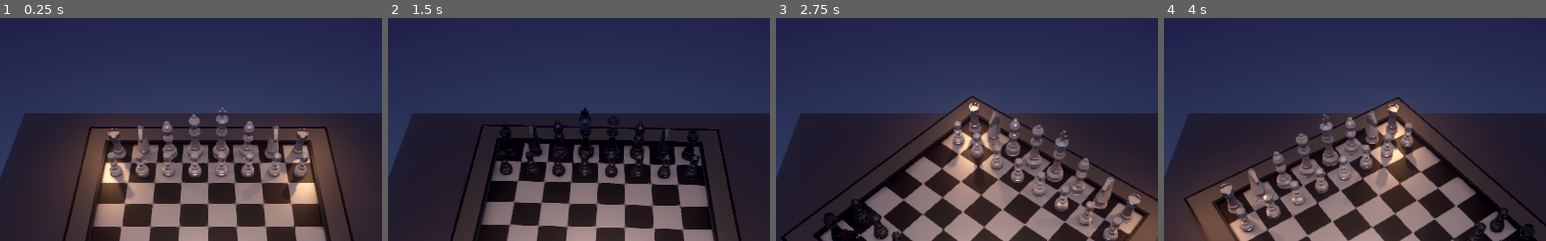
Above: before the commit, frames 1-4 (left to right).
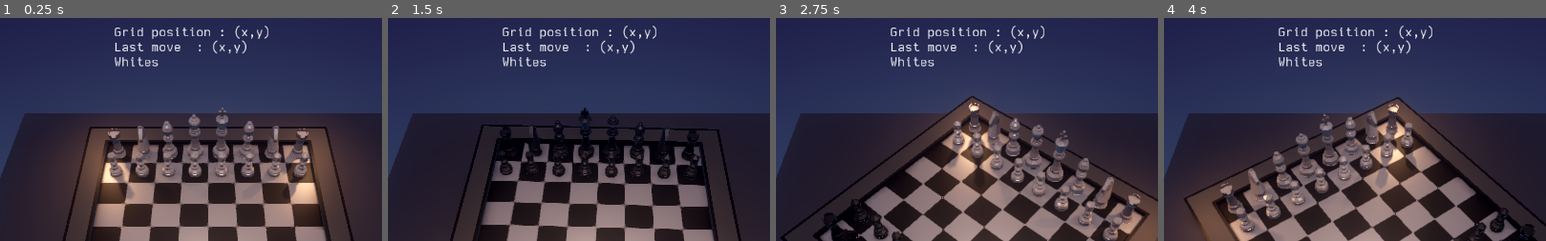
Above: after the commit, the same moments.

Repository: lakubuDavid/ChessGame
Game: Godot game, scene res://ChessGame.tscn
The game is run twice, just before and just after one commit, with the same random seed, the same clock (stepped at 60 frames per second) and the same inputs.
Inputs (mouse positions are % of the whole screen's width and height, from its top left):
- Up to frame 1 (0.25 s): no input
- Up to frame 2 (1.5 s): tap Enter at 0.5 s; move the mouse to (72, 45) at 0.52 s; tap R (rotate) at 0.6, 1.35 s; click (72, 45) at 0.67 s; move the mouse to (30, 55) at 1.27 s; click (30, 55) at 1.42 s
- Up to frame 3 (2.75 s): tap Backspace (reset) at 2 s; move the mouse to (60, 28) at 2.02 s; tap R (rotate) at 2.1 s; click (60, 28) at 2.17 s
- Up to frame 4 (4 s): move the mouse to (45, 70) at 2.77 s; tap R (rotate) at 2.85, 3.6 s; click (45, 70) at 2.92 s; tap Backspace (reset) at 3.5 s; move the mouse to (80, 65) at 3.52 s; click (80, 65) at 3.67 s
The pictures show only the part of the screen within x 23-73%, y 1-51%; the shares and areas given below are measured in that part.

The runs differ from the first frame. In frame 1, 1.2% of the frame differs, in the area x 30-71%, y 3-22%; in frame 2, 1.2%; in frame 3, 1.2%; in frame 4, 1.2%.

Commit message:
code update

Diff:
--- a/resources/Scripts/Bishop.gd
+++ b/resources/Scripts/Bishop.gd
@@ -13,20 +13,9 @@
 	for i in range(grid_position.x+1,8):
 		k+=1
 		if(is_valid_move(Vector2(i,grid_position.y + k))):
-			if(not board.grid[i][grid_position.y + k] is int):
-				if(get_groups()[0] == "Blacks"):
-					if(board.grid[i][grid_position.y + k].is_in_group("Whites")):
-						possible_moves.append(Vector2(i,grid_position.y + k))
-						break
-					else:
-						break
-				else:
-					if(board.grid[i][grid_position.y + k].is_in_group("Blacks")):
-						possible_moves.append(Vector2(i,grid_position.y + k))
-						break
-					else:
-						break
 			possible_moves.append(Vector2(i,grid_position.y + k))
+			if(not board.grid[i][grid_position.y+k] is int and not is_same_group(i,grid_position.y + k)):
+				break
 		else:
 			break
 	k = 0
@@ -34,20 +23,9 @@
 	for i in range(grid_position.x+1,8):
 		k+=1
 		if(is_valid_move(Vector2(i,grid_position.y-k))):
-			if(not board.grid[i][grid_position.y - k] is int):
-				if(get_groups()[0] == "Blacks"):
-					if(board.grid[i][grid_position.y - k].is_in_group("Whites")):
-						possible_moves.append(Vector2(i,grid_position.y - k))
-						break
-					else:
-						break
-				else:
-					if(board.grid[i][grid_position.y - k].is_in_group("Blacks")):
-						possible_moves.append(Vector2(i,grid_position.y - k))
-						break
-					else:
-						break
 			possible_moves.append(Vector2(i,grid_position.y - k))
+			if(not board.grid[i][grid_position.y-k] is int and not is_same_group(i,grid_position.y - k)):
+				break
 		else:
 			break
 	k = 0
@@ -57,42 +35,26 @@
 	while i >= 0:
 		k+=1
 		i -= 1
-		if((grid_position.y + k)>=0 and (grid_position.y + k)<8):
-			if(not board.grid[i][grid_position.y + k] is int):
-				if(get_groups()[0] == "Blacks"):
-					if(board.grid[i][grid_position.y + k].is_in_group("Whites")):
-						possible_moves.append(Vector2(i,grid_position.y + k))
-						break
-					else:
-						break
-				else:
-					if(board.grid[i][grid_position.y + k].is_in_group("Blacks")):
-						possible_moves.append(Vector2(i,grid_position.y + k))
-						break
-					else:
-						break
+		#if((grid_position.y + k)>=0 and (grid_position.y + k)<8):
+		if(is_valid_move(Vector2(i,grid_position.y + k))):
 			possible_moves.append(Vector2(i,grid_position.y + k))
+			if(not board.grid[i][grid_position.y+k] is int and not is_same_group(i,grid_position.y + k)):
+				break
+		else:
+			break
 	i = r.size() - 1
 	k = 0
 	#Up-Left
 	while i >= 0:
 		k+=1
 		i -= 1
-		if((grid_position.y - k)>=0 and (grid_position.y - k)<8):
-			if(not board.grid[i][grid_position.y - k] is int):
-				if(get_groups()[0] == "Blacks"):
-					if(board.grid[i][grid_position.y - k].is_in_group("Whites")):
-						possible_moves.append(Vector2(i,grid_position.y - k))
-						break
-					else:
-						break
-				else:
-					if(board.grid[i][grid_position.y - k].is_in_group("Blacks")):
-						possible_moves.append(Vector2(i,grid_position.y - k))
-						break
-					else:
-						break
+		#if((grid_position.y - k)>=0 and (grid_position.y - k)<8):
+		if(is_valid_move(Vector2(i,grid_position.y - k))):
 			possible_moves.append(Vector2(i,grid_position.y - k))
+			if(not board.grid[i][grid_position.y-k] is int and not is_same_group(i,grid_position.y - k)):
+				break
+			else:
+				break
 
 	return possible_moves
 	pass
--- a/resources/Scripts/ChessPiece.gd
+++ b/resources/Scripts/ChessPiece.gd
@@ -7,7 +7,7 @@
 onready var SelectedPieceMat : SpatialMaterial = preload("res://resources/Materials/SelectedPieceMat.tres")
 onready var PossibleTargetMoveMat : SpatialMaterial = preload("res://resources/Materials/PossibleTargetMoveMat.tres")
 onready var MoveSfx : AudioStream = preload("res://resources/Audio/Sfx/Minimalist7.wav")
-#onready var EatingTargetMoveMat : SpatialMaterial = preload("res://resources/Materials/EatingTargetMoveMat.tres")
+onready var EatingTargetMoveMat : SpatialMaterial = preload("res://resources/Materials/EatingTargetMoveMat.tres")
 onready var hud : Control = get_node("../../../HUD")
 onready var board = get_node("../..")
 
@@ -51,7 +51,10 @@
 			var indicator_mesh = MeshInstance.new()
 			indicator_mesh.mesh = PlaneMesh.new()
 			indicator_mesh.mesh.size = Vector2(2.0,2.0)
-			indicator_mesh.material_override = PossibleTargetMoveMat
+			if(is_killing_move(Vector2(p_moves[i].x,p_moves[i].y))):
+				indicator_mesh.material_override = EatingTargetMoveMat
+			else:
+				indicator_mesh.material_override = PossibleTargetMoveMat
 			indicator_mesh.visible = true
 
 			var move_indicator = Area.new()
@@ -62,7 +65,7 @@
 
 			var collision_shape = CollisionShape.new()
 			collision_shape.shape = BoxShape.new()
-			collision_shape.shape.extents = Vector3(1,.5,1)
+			collision_shape.shape.extents = Vector3(1,.25,1)
 
 			move_indicator.add_child(collision_shape)
 			move_indicator.add_child(indicator_mesh)
@@ -124,9 +127,9 @@
 			hud.get_node("debug_rect/label_last_move").text = "Move : from:"+str(grid_position)+" to:"+str(target_position)
 			grid_position = target_position
 			emit_signal("moved")
+			board.move_sfx.play()
 			yield(tween,"tween_completed")
 		tween_running = false
-	pass
 
 func check_possible_moves() -> Array :
 	var possible_moves = []
@@ -140,11 +143,13 @@
 	tween.start()
 	tween_running = true
 	tween.connect("tween_completed",tween,"queue_free")
+	board.kill_sfx.play()
 	yield(tween,"tween_completed")
 	tween_running = false
-
 	pass
 
+func is_killing_move(move : Vector2):
+	return not board.grid[move.x][move.y] is int and is_valid_move(move)
 
 func is_valid_move(move : Vector2,is_king : bool = false):
 	if(is_king):
--- a/resources/Scripts/HUD.gd
+++ b/resources/Scripts/HUD.gd
@@ -1,8 +1,13 @@
 extends Control
+
+onready var sfx_audio_bus = AudioServer.get_bus_index("Sfx")
+onready var music_audio_bus = AudioServer.get_bus_index("Music")
 
 # Called when the node enters the scene tree for the first time.
 func _ready():
 	$PauseMenu.visible = false
+	$SettingsMenu/slider_music_volume.value = AudioServer.get_bus_volume_db(music_audio_bus)
+	$SettingsMenu/slider_sfx_volume.value = AudioServer.get_bus_volume_db(sfx_audio_bus)
 	pass # Replace with function body.
 
 func _process(delta):
@@ -23,3 +28,27 @@
 	get_tree().paused = false
 	$PauseMenu.visible = false
 	pass # Replace with function body.
+
+
+func _on_btn_setting_pressed():
+	$BtnClickSfx.play()
+	$PauseMenu.visible = false
+	$SettingsMenu.visible = true
+	pass # Replace with function body.
+
+
+func _on_btn_settings_backs_pressed():
+	$BtnClickSfx.play()
+	$PauseMenu.visible = true
+	$SettingsMenu.visible = false
+	pass # Replace with function body.
+
+func _on_slider_sfx_volume_value_changed(value):
+	AudioServer.set_bus_volume_db(sfx_audio_bus,value)
+	$BtnClickSfx.play()
+	pass # Replace with function body.
+
+
+func _on_slider_music_volume_value_changed(value):
+	AudioServer.set_bus_volume_db(music_audio_bus,value)
+	pass # Replace with function body.
--- a/resources/Scripts/UpgardePawnMenu.gd
+++ b/resources/Scripts/UpgardePawnMenu.gd
@@ -24,6 +24,7 @@
 		get_tree().paused = false
 		visible = false
 		upgraded = false
+		queue_free()
 		pass
 	pass
 
--- a/scenes/HUD.tscn
+++ b/scenes/HUD.tscn
@@ -1,10 +1,12 @@
-[gd_scene load_steps=10 format=2]
+[gd_scene load_steps=12 format=2]
 
 [ext_resource path="res://resources/Fonts/diffusion/ttf/diffusion-regular.ttf" type="DynamicFontData" id=1]
 [ext_resource path="res://resources/UiThemes/ButtonTheme.tres" type="StyleBox" id=2]
 [ext_resource path="res://resources/Fonts/diffusion/ttf/diffusion-lightitalic.ttf" type="DynamicFontData" id=3]
 [ext_resource path="res://resources/UiThemes/ButtonThemeFont.tres" type="DynamicFont" id=4]
 [ext_resource path="res://resources/Scripts/HUD.gd" type="Script" id=5]
+[ext_resource path="res://resources/Audio/Sfx/Coffee1.wav" type="AudioStream" id=6]
+[ext_resource path="res://resources/Audio/Sfx/Minimalist4.wav" type="AudioStream" id=7]
 
 [sub_resource type="DynamicFont" id=5]
 use_mipmaps = true
@@ -49,11 +51,10 @@
 }
 
 [node name="debug_rect" type="ReferenceRect" parent="."]
-visible = false
-anchor_left = 0.00976563
-anchor_top = 0.0166667
-anchor_right = 0.304688
-anchor_bottom = 0.191667
+anchor_left = 0.371094
+anchor_top = 0.0133333
+anchor_right = 0.628906
+anchor_bottom = 0.133333
 margin_top = -9.53674e-07
 __meta__ = {
 "_edit_use_anchors_": true
@@ -134,6 +135,23 @@
 "_edit_use_anchors_": false
 }
 
+[node name="btn_setting" type="Button" parent="PauseMenu"]
+margin_left = 32.0
+margin_top = 250.0
+margin_right = 680.0
+margin_bottom = 290.0
+custom_fonts/font = ExtResource( 4 )
+custom_styles/hover = ExtResource( 2 )
+custom_styles/pressed = ExtResource( 2 )
+custom_styles/focus = ExtResource( 2 )
+custom_styles/disabled = ExtResource( 2 )
+custom_styles/normal = ExtResource( 2 )
+text = "Settings"
+align = 0
+__meta__ = {
+"_edit_use_anchors_": false
+}
+
 [node name="btn_quit_game" type="Button" parent="PauseMenu"]
 margin_left = 32.0
 margin_top = 350.0
@@ -155,6 +173,14 @@
 visible = false
 anchor_right = 1.0
 anchor_bottom = 1.0
+__meta__ = {
+"_edit_use_anchors_": true
+}
+
+[node name="ColorRect" type="ColorRect" parent="SettingsMenu"]
+anchor_right = 1.0
+anchor_bottom = 1.0
+color = Color( 0, 0, 0, 0.0392157 )
 __meta__ = {
 "_edit_use_anchors_": true
 }
@@ -183,22 +209,60 @@
 "_edit_use_anchors_": false
 }
 
+[node name="music_volume_label" type="Label" parent="SettingsMenu"]
+margin_left = 32.0
+margin_top = 300.0
+margin_right = 176.0
+margin_bottom = 326.0
+custom_fonts/font = ExtResource( 4 )
+text = "Music Volume"
+__meta__ = {
+"_edit_use_anchors_": false
+}
+
 [node name="slider_music_volume" type="HSlider" parent="SettingsMenu"]
-margin_left = 32.0
+margin_left = 200.0
 margin_top = 300.0
-margin_right = 424.0
-margin_bottom = 388.0
+margin_right = 592.0
+margin_bottom = 324.0
 custom_styles/slider = SubResource( 7 )
 custom_styles/grabber_area_highlight = SubResource( 8 )
 custom_styles/grabber_area = SubResource( 8 )
-step = 5.0
-value = 50.0
+min_value = -72.0
+max_value = 6.0
 tick_count = 10
 ticks_on_borders = true
 __meta__ = {
 "_edit_use_anchors_": false
 }
 
+[node name="sfx_volume_label" type="Label" parent="SettingsMenu"]
+margin_left = 32.0
+margin_top = 344.0
+margin_right = 176.0
+margin_bottom = 370.0
+custom_fonts/font = ExtResource( 4 )
+text = "Sfx Volume"
+__meta__ = {
+"_edit_use_anchors_": false
+}
+
+[node name="slider_sfx_volume" type="HSlider" parent="SettingsMenu"]
+margin_left = 200.0
+margin_top = 344.0
+margin_right = 592.0
+margin_bottom = 368.0
+custom_styles/slider = SubResource( 7 )
+custom_styles/grabber_area_highlight = SubResource( 8 )
+custom_styles/grabber_area = SubResource( 8 )
+min_value = -72.0
+max_value = 6.0
+tick_count = 10
+ticks_on_borders = true
+__meta__ = {
+"_edit_use_anchors_": false
+}
+
 [node name="btn_settings_backs" type="Button" parent="SettingsMenu"]
 margin_left = 32.0
 margin_top = 500.0
@@ -216,13 +280,17 @@
 "_edit_use_anchors_": false
 }
 
-[node name="ColorRect" type="ColorRect" parent="SettingsMenu"]
-anchor_right = 1.0
-anchor_bottom = 1.0
-color = Color( 0, 0, 0, 0.0392157 )
-__meta__ = {
-"_edit_use_anchors_": true
-}
+[node name="BtnClickSfx" type="AudioStreamPlayer" parent="."]
+stream = ExtResource( 7 )
+bus = "Sfx"
+
+[node name="PauseSfx" type="AudioStreamPlayer" parent="."]
+stream = ExtResource( 6 )
+bus = "Sfx"
 
 [connection signal="pressed" from="PauseMenu/btn_resume" to="." method="_on_btn_resume_pressed"]
+[connection signal="pressed" from="PauseMenu/btn_setting" to="." method="_on_btn_setting_pressed"]
 [connection signal="pressed" from="PauseMenu/btn_quit_game" to="." method="_on_btn_quit_game_pressed"]
+[connection signal="value_changed" from="SettingsMenu/slider_music_volume" to="." method="_on_slider_music_volume_value_changed"]
+[connection signal="value_changed" from="SettingsMenu/slider_sfx_volume" to="." method="_on_slider_sfx_volume_value_changed"]
+[connection signal="pressed" from="SettingsMenu/btn_settings_backs" to="." method="_on_btn_settings_backs_pressed"]
